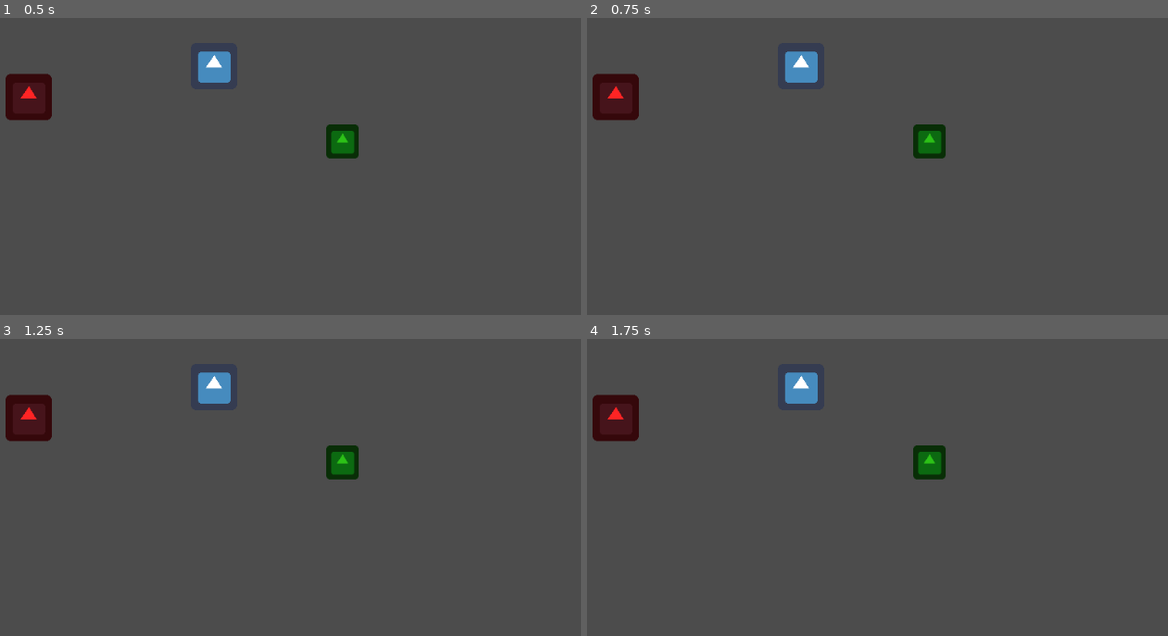
Above: before the commit, frames 1-4 (two rows, left to right).
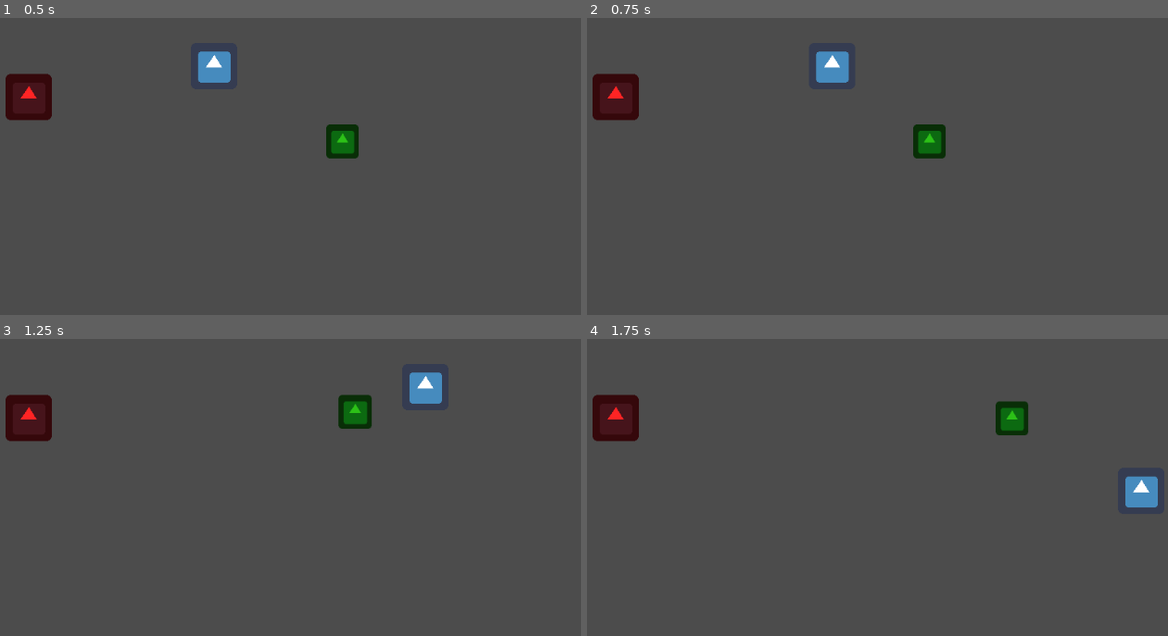
Above: after the commit, the same moments.

Repository: ElkkuTheBaws/ldjam46
Game: Godot game, scene res://Levels/TestMap.tscn
Two runs of this game, one before a commit and one after it. Both use one fixed random seed, a clock stepped at 60 frames per second and the inputs below. Before the commit the project has no main scene; this scene is started directly in both runs. The engine's default icon, where the game draws it, is replaced by a stand-in: a white triangle on a blue panel in a dark square.
Inputs:
- Up to frame 1 (0.5 s): no input
- Up to frame 2 (0.75 s): tap Enter (ui_accept) at 0.5 s; hold Right (ui_right) from 0.53 s (still down)
- Up to frame 3 (1.25 s): keep holding Right (ui_right); tap Enter (ui_accept) at 0.77 s
- Up to frame 4 (1.75 s): release Right (ui_right) at 1.28 s; hold Down (ui_down) from 1.28 s (still down); tap Enter (ui_accept) at 1.52 s

Frame 1 is identical in both runs. In frame 2, 1.2% of the frame differs, in the area x 33-46%, y 11-22%; in frame 3, 2.5%, in the area x 33-77%, y 11-48%; in frame 4, 2.5%.
Error before the commit: Invalid operands 'Nil' and 'float' in operator '*'. (res://Scripts/Player.gd:21)

Commit message:
Tilemappinkiä
nysse toimii

Diff:
--- a/Levels/TestMap.tscn
+++ b/Levels/TestMap.tscn
@@ -36,16 +36,13 @@
 
 [node name="TileMap" type="TileMap" parent="."]
 material = ExtResource( 5 )
-tile_set = SubResource( 1 )
+tile_set = SubResource( 2 )
 cell_size = Vector2( 8, 8 )
 cell_quadrant_size = 4
 format = 1
 
 [node name="Player" parent="." instance=ExtResource( 1 )]
 position = Vector2( 516.942, 254.594 )
-MAX_SPEED = null
-ACCELERATION = null
-inertia = null
 
 [node name="Barrel" parent="." instance=ExtResource( 3 )]
 position = Vector2( 261.192, 297.922 )
--- a/project.godot
+++ b/project.godot
@@ -33,6 +33,7 @@
 [application]
 
 config/name="ldjam"
+run/main_scene="res://Levels/TestMap.tscn"
 config/icon="res://icon.png"
 
 [display]
Not shown: 2 places in Levels/TestMap.tscn that only renumber resources
Binary file added: Textures/16x16 tiles for autotiling.png
Not shown, added: Textures/16x16 tiles for autotiling.png.import
